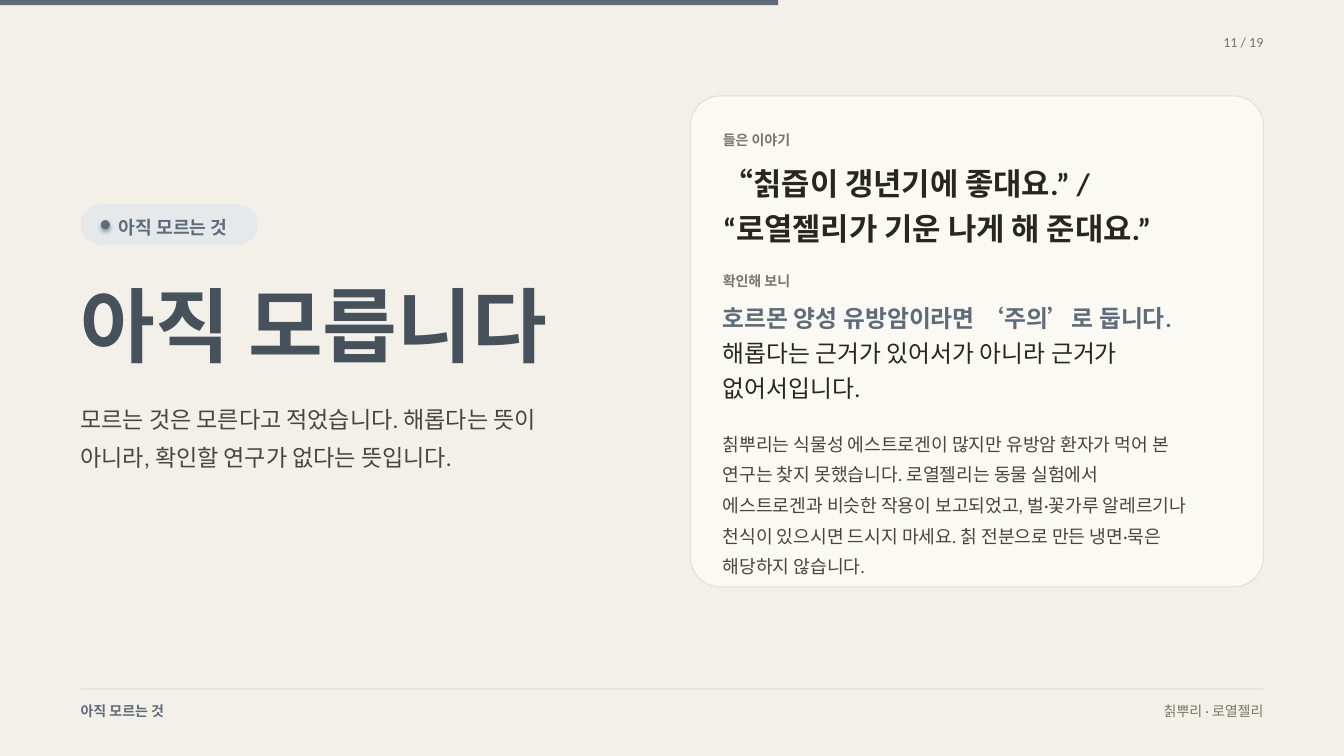
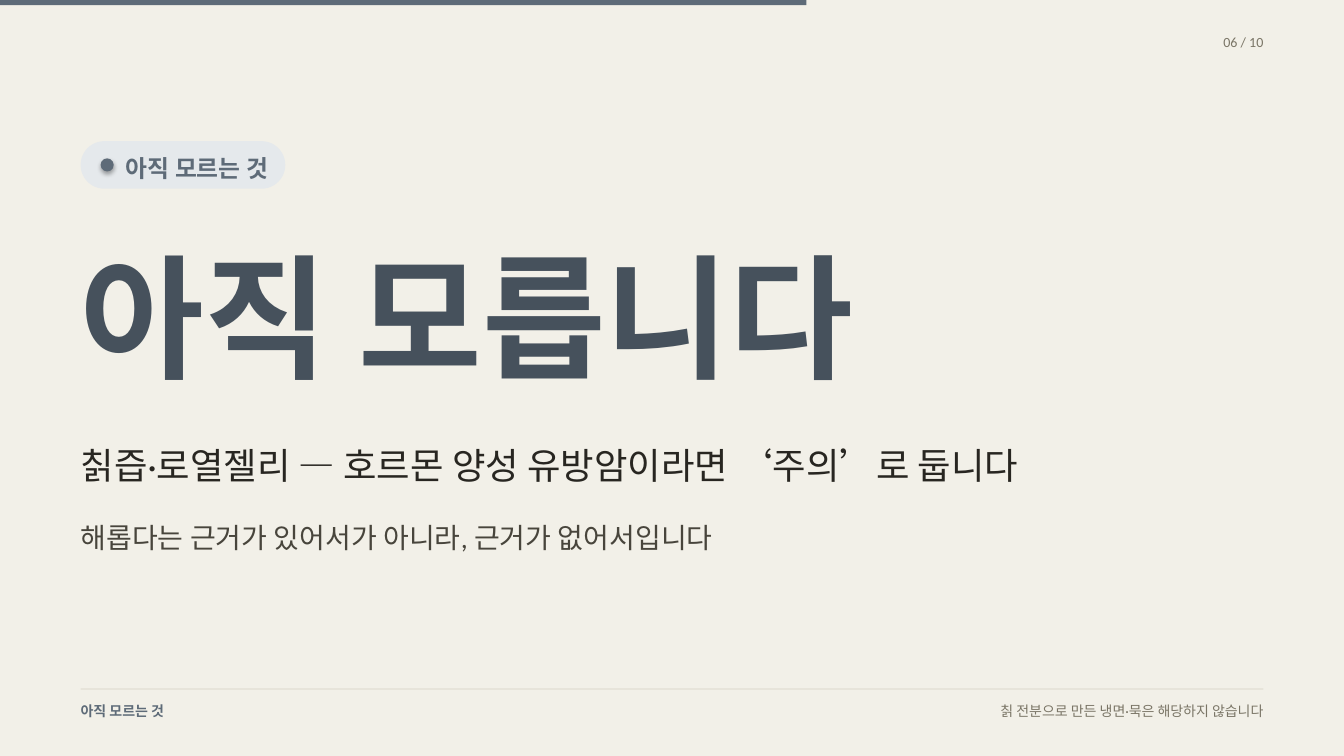
Before and after one commit to rohkwangwon-lang/harucharim-app, a slide deck: slide 6 of docs/홍보/하루차림-환자-발표.pptx (slide 11 before the commit). Drawn at 1344x756 pixels with LibreOffice and Linux fonts; fonts in the diff are those of the drawing. Boxes give left, top, right and bottom in pixels: in the first picture for what was removed or moved away, otherwise in the second. Text is boxed around its words. In the diff, an @@ line names an element or a change of style, - is before the commit and + after.

```diff
--- a/docs/홍보/하루차림-환자-발표.pptx
+++ b/docs/홍보/하루차림-환자-발표.pptx
@@ rectangle: place and size @@
-rectangle at box(0, 0, 778, 5)
+rectangle at box(0, 0, 807, 5)
@@ text at box(1223, 37, 1263, 47): text changed @@
-11 / 19
+06 / 10
@@ rounded rectangle removed at box(691, 96, 1263, 587) @@
@@ rounded rectangle: place and size @@
-rounded rectangle at box(81, 205, 258, 245)
+rounded rectangle at box(81, 141, 285, 189)
@@ text "아직 모르는 것": place and size @@
-text "아직 모르는 것" at box(119, 219, 228, 236)
+text "아직 모르는 것" at box(126, 157, 268, 179)
@@ text "아직 모르는 것" at box(126, 157, 268, 179): size 13 to 17 pt @@
@@ text removed at box(723, 133, 791, 146) @@
-들은 이야기
@@ ellipse: place and size @@
-ellipse at box(101, 220, 110, 229)
+ellipse at box(101, 158, 114, 171)
@@ text removed at box(723, 168, 1151, 243) @@
-“칡즙이 갱년기에 좋대요.” /
-“로열젤리가 기운 나게 해 준대요.”
@@ text "아직 모릅니다": place and size @@
-text "아직 모릅니다" at box(81, 288, 547, 364)
+text "아직 모릅니다" at box(81, 255, 853, 380)
@@ text "아직 모릅니다" at box(81, 255, 853, 380): size 58 to 96 pt; vertical alignment top to bottom @@
@@ text removed at box(723, 274, 790, 287) @@
-확인해 보니
@@ text removed at box(81, 409, 535, 469) @@
-모르는 것은 모른다고 적었습니다. 해롭다는 뜻이
-아니라, 확인할 연구가 없다는 뜻입니다.
@@ text added at box(81, 448, 1018, 482), 26 pt, text #282621 @@
+칡즙·로열젤리 — 호르몬 양성 유방암이라면 ‘주의’로 둡니다
@@ text removed at box(723, 436, 1187, 545) @@
-칡뿌리는 식물성 에스트로겐이 많지만 유방암 환자가 먹어 본
-연구는 찾지 못했습니다. 로열젤리는 동물 실험에서
-에스트로겐과 비슷한 작용이 보고되었고, 벌·꽃가루 알레르기나
-천식이 있으시면 드시지 마세요. 칡 전분으로 만든 냉면·묵은
-해당하지 않습니다.
@@ text at box(81, 525, 713, 552): text changed; size 17 to 20 pt; text colour #282621 to #48453C @@
-호르몬 양성 유방암이라면 ‘주의’로 둡니다.
-해롭다는 근거가 있어서가 아니라 근거가
-없어서입니다.
+해롭다는 근거가 있어서가 아니라, 근거가 없어서입니다
@@ text at box(1000, 704, 1263, 717): text changed @@
-칡뿌리 · 로열젤리
+칡 전분으로 만든 냉면·묵은 해당하지 않습니다
```
Also in this commit, not shown: 7 other slides changed, 2 slides added, 11 slides removed, 32 other files.
